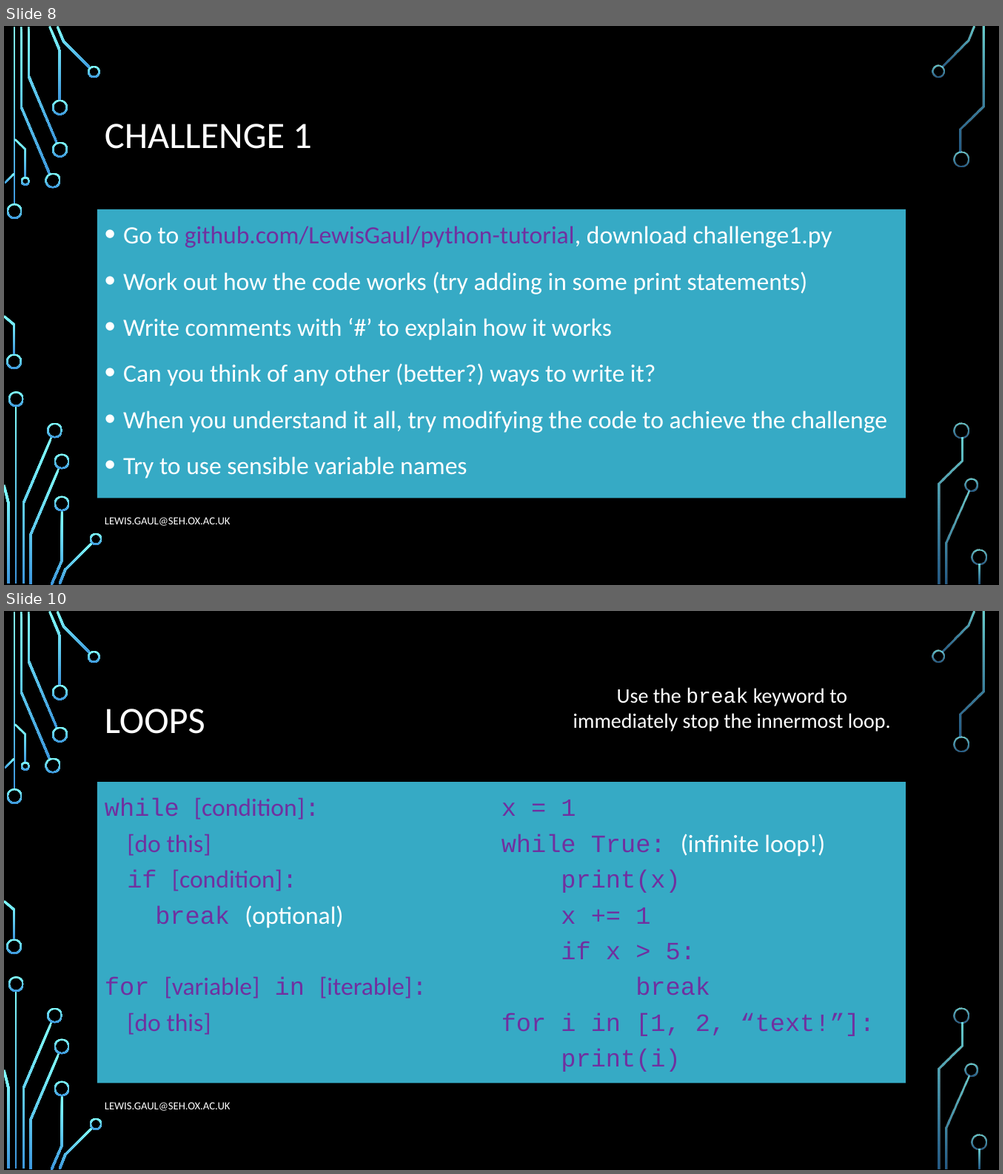
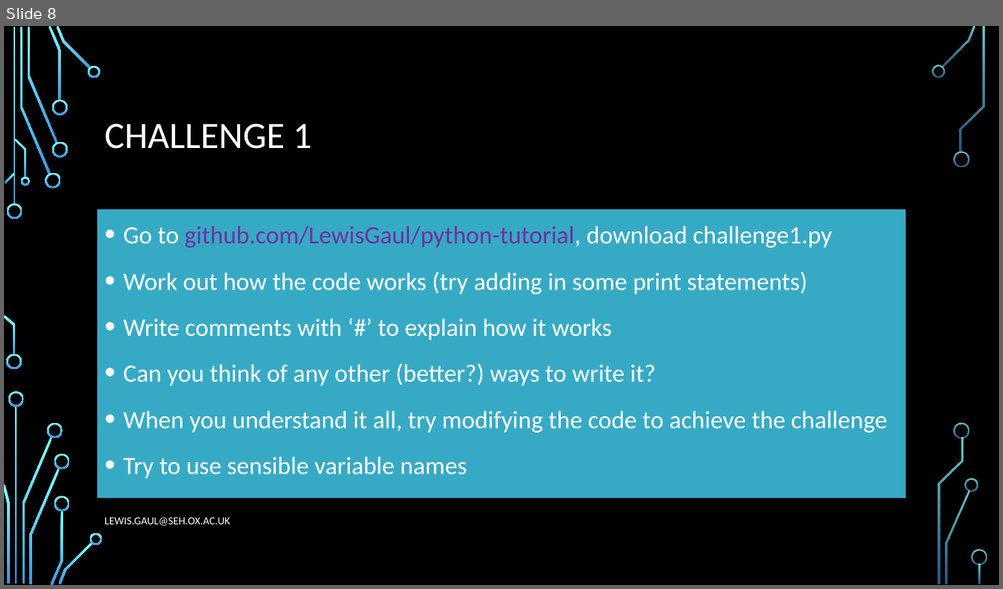
Before and after one commit to LewisGaul/python-tutorial, a slide deck: slides.pptx. Shown one above the other, each under a label of ours: slides 8 and 10 before the commit, slide 8 after it; the slides between them are not shown. The pictures are 1003x1174 and 1003x589 pixels, drawn with LibreOffice and Linux fonts; fonts in the diff are those of the drawing; background and template pictures are left out. Boxes give left, top, right and bottom in pixels: in the first picture for what was removed or moved away, otherwise in the second. Text is boxed around its words. In the diff, an @@ line names an element or a change of style, - is before the commit and + after.

```diff
--- a/slides.pptx
+++ b/slides.pptx
@@ slide 10 removed at <box>4,611,999,1170</box>, background picture (left out); not listed: 36 template elements that a slide beside it also shows @@
@@ text removed at <box>573,688,891,732</box> @@
-Use the break keyword to immediately stop the innermost loop.
@@ title removed at <box>105,709,205,734</box> @@
-LOOPS
@@ text removed at <box>97,782,905,1083</box> @@
-while [condition]:
-[do this]
-if [condition]:
-break (optional)
-for [variable] in [iterable]:
-[do this]
-x = 1
-while True: (infinite loop!)
-print(x)
-x += 1
-if x > 5:
-break
-for i in [1, 2, “text!”]:
-print(i)
@@ text removed at <box>105,1102,230,1111</box> @@
-LEWIS.GAUL@SEH.OX.AC.UK
```
Also in this commit, not shown: 2 other slides removed.
